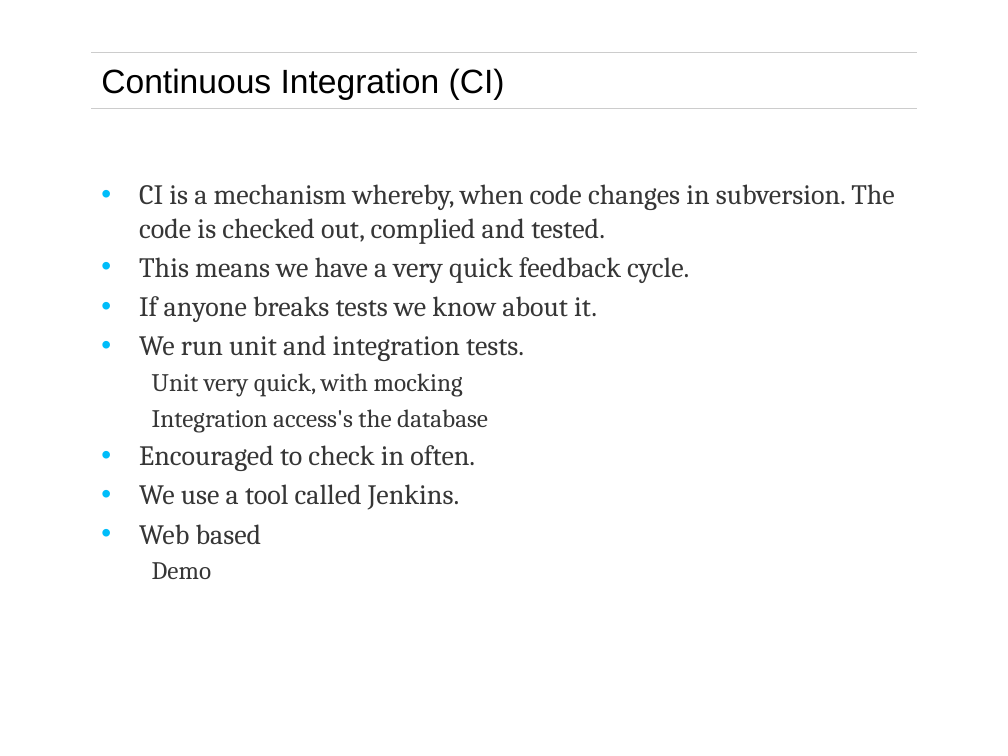
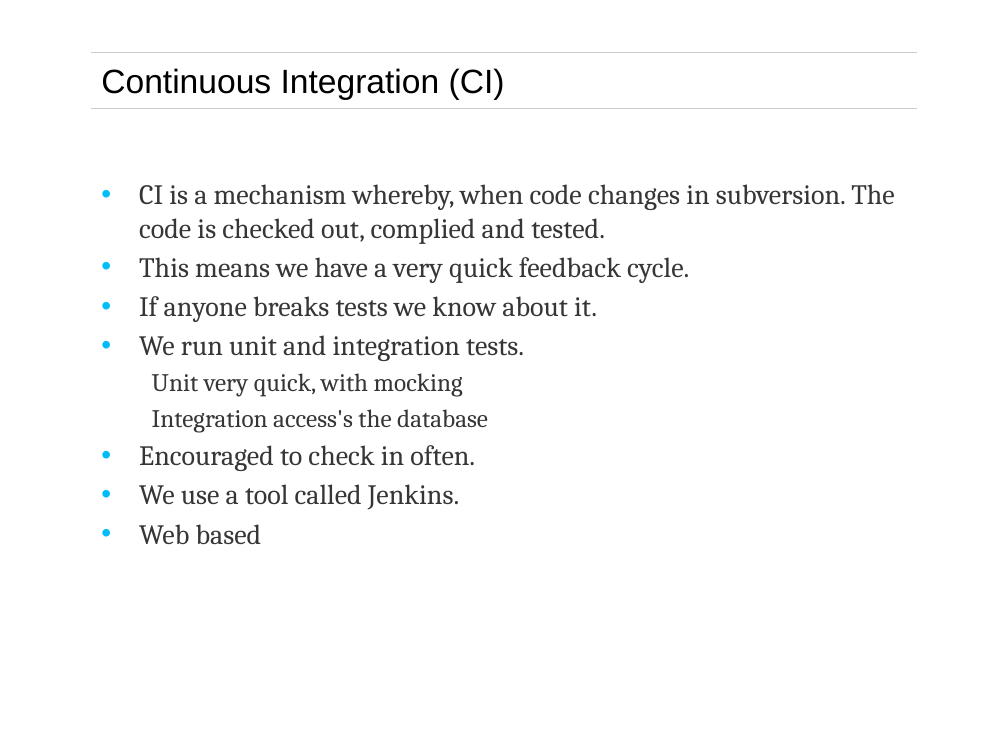
Before and after one commit to philbarton/fmArchitecture, a slide deck: slide 47 of fremantleHandover.pptx (slide 48 before the commit). Drawn at 1008x756 pixels with LibreOffice and Linux fonts; fonts in the diff are those of the drawing; background and template pictures are left out. Boxes give left, top, right and bottom in pixels: in the first picture for what was removed or moved away, otherwise in the second. Text is boxed around its words. In the diff, an @@ line names an element or a change of style, - is before the commit and + after.

```diff
--- a/fremantleHandover.pptx
+++ b/fremantleHandover.pptx
@@ text at box(152, 562, 211, 579): paragraph removed @@
-  Demo
```
Also in this commit, not shown: 5 other slides changed, 1 slide removed.
